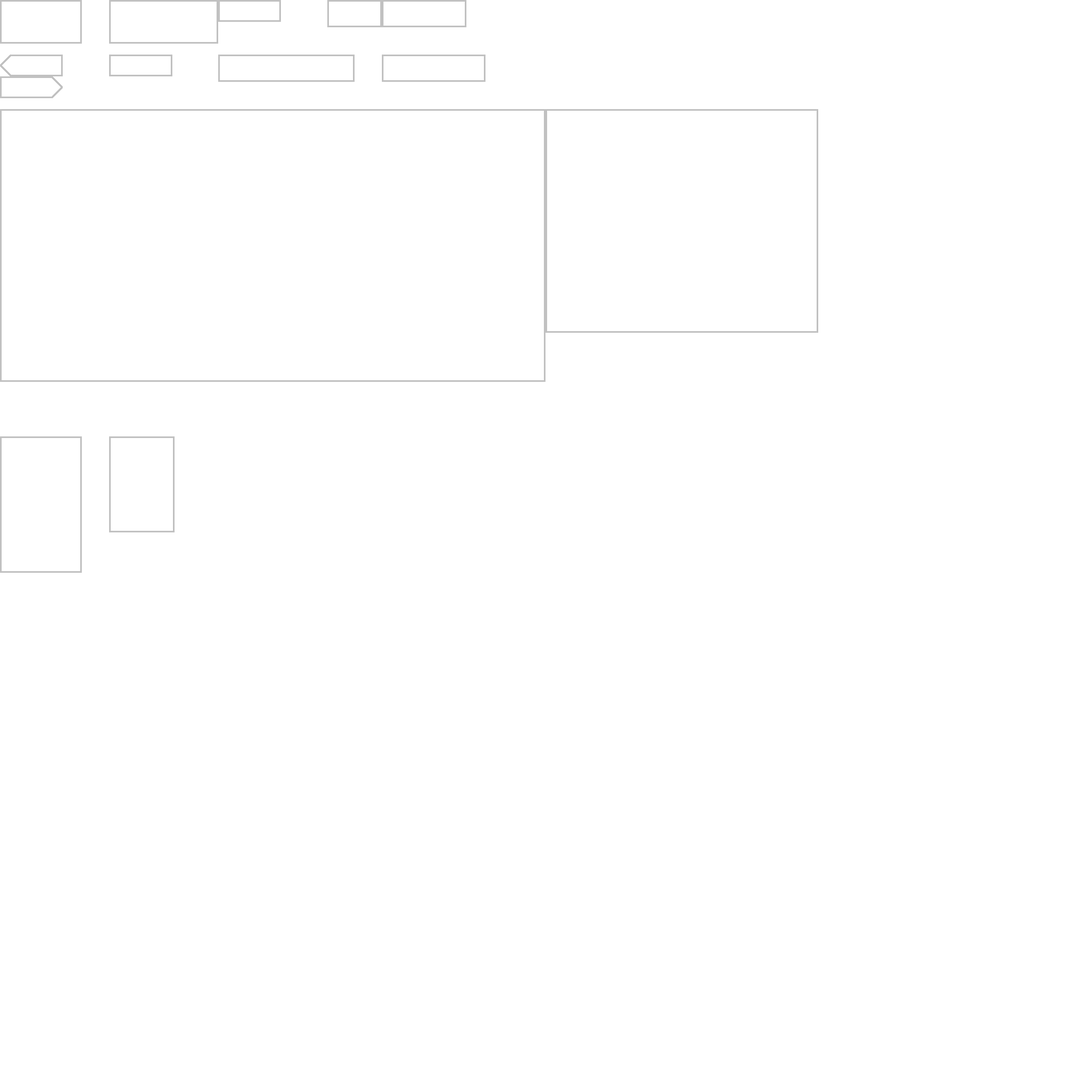
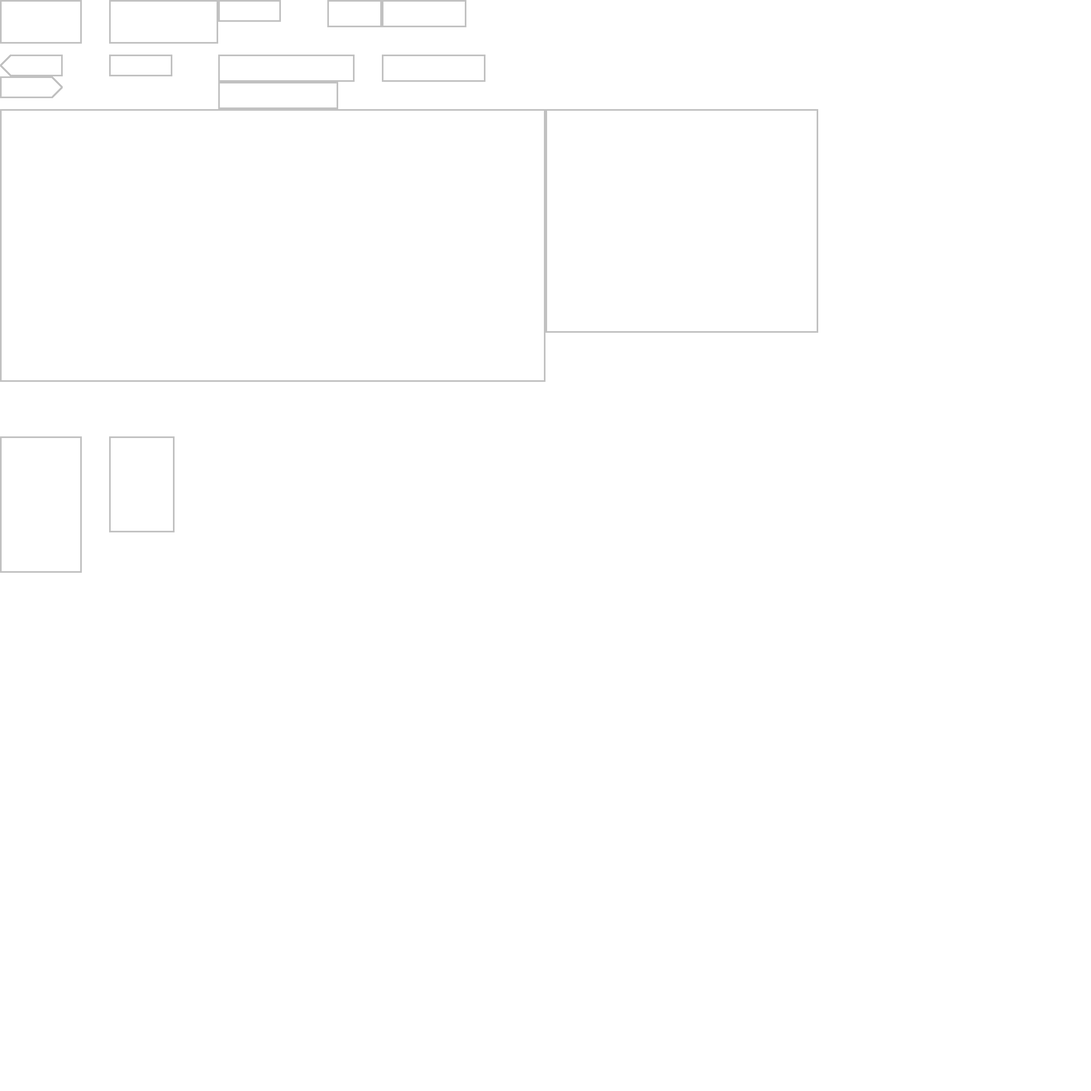
Revision of a layered 1091px x 1091px image; what changed, layer by layer:
painted on "Background" over (218, 81, 339, 110)
